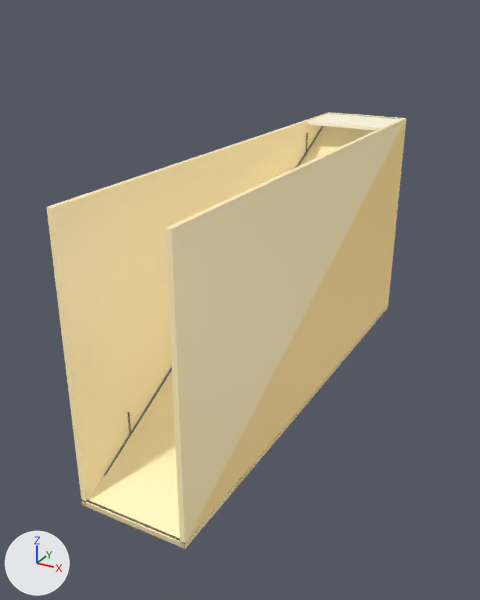
A saved change to the glTF model assets/obstacles/escalator_large.glb.
Both versions are drawn from a 50 mm camera at (8.65, -8.52, 10.02) aimed at (1.01, 5.37, 3.08). The lights are fixed; the arrows at lower left show +X, +Y and +Z. The first picture is the older version. Where no turn or scale is listed for an object, it has been applied to the vertices. Vertices at exactly the same position are counted once.

Objects in the first picture: 'EscalatorLarge_Bottom-convcol', 'EscalatorLarge_CombT', 'EscalatorLarge_CurbR', 'EscalatorLarge_RailL-convcol', 'EscalatorLarge_RailR-convcol', 'EscalatorLarge_Slope-convcol', 'EscalatorLarge_Top-convcol' and 3 more.
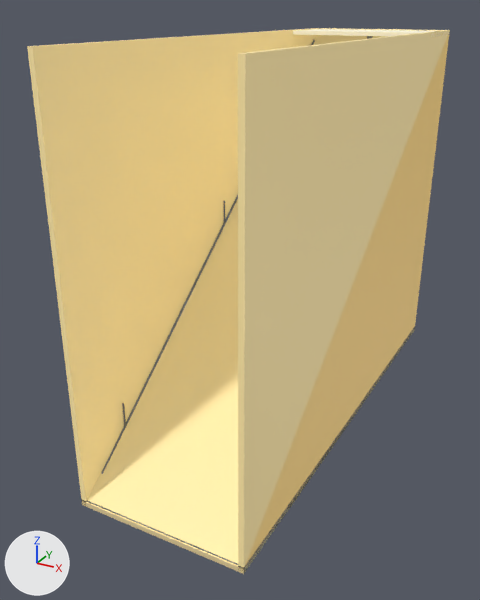
Where the newer file only moved an object's origin or applied its transform, the numbers keep the older frame.

Where the change shows, as pixel boxes [x1, y1, x2, y2] in the pictures (480 x 600 px):
'EscalatorLarge_RailR-convcol', recoloured, surface changed, moved, rescaled (12% narrower, 26% taller): before [165, 118, 406, 548]; after [238, 30, 450, 573]
'EscalatorLarge_RailL-convcol', recoloured, surface changed, rescaled (beige to yellow, 22% taller): before [46, 112, 331, 504]; after [27, 28, 320, 506]
'EscalatorLarge_Slope-convcol', recoloured, surface changed, reshaped (13% wider, 25% taller): before [86, 113, 406, 546]; after [86, 28, 449, 569]
'EscalatorLarge_Top-convcol', moved, rescaled: before [308, 114, 406, 131]; after [293, 29, 450, 37]
'EscalatorLarge_Bottom-convcol', rescaled: before [82, 487, 234, 549]; after [82, 502, 288, 574]
'EscalatorLarge_CurbR', moved: before [180, 305, 388, 549]; after [238, 327, 415, 573]
'EscalatorLarge_CombT', moved: before [331, 113, 400, 119]; after [350, 29, 426, 31]

The change in detail:
Material 'ObstacleMustard' (mat_obstaclemustard) changes colour from beige #ffecb7 to yellow #ffe7a2; in linear values from (1.0, 0.836, 0.475) to (1.0, 0.8, 0.36).
In material 'ObstacleMustard' (mat_obstaclemustard), roughness goes from 0.4 to 0.55.
me_cube_008 is used by ob_escalatorlarge_bottom_convcol; location (1.35, 1.01, 0.06).
me_cube_008 had 8 vertices, 12 faces and spanned x -1.35..1.35, y -1.01..1.01, z -0.06..0.06.
me_cube_008 now has 8 vertices, 12 faces and spans x -1.35..2.7, y -1.01..1.01, z -0.06..0.06.
me_cube_008 part 1: the whole mesh is scaled about its middle by (1.5, 1, 1), then moved by (0.68, 0.0, 0.0).
me_cube_010 is used by ob_escalatorlarge_raill_convcol; location (0.06, 6.75, 3.38).
me_cube_010 had 8 vertices, 12 faces and spanned x -0.06..0.06, y -6.75..6.75, z -3.38..3.38.
me_cube_010 now has 8 vertices, 12 faces and spans x -0.06..0.06, y -6.07..6.07, z -4.72..4.72.
me_cube_010 part 2: the whole mesh is scaled about its middle by (1, 0.9, 1.4).
me_cube_012 is used by ob_escalatorlarge_railr_convcol; location (2.64, 6.75, 3.38).
me_cube_012 had 8 vertices, 12 faces and spanned x -0.06..0.06, y -6.75..6.75, z -3.38..3.38.
me_cube_012 now has 8 vertices, 12 faces and spans x -0.06..0.06, y -6.07..6.07, z -4.72..4.72.
me_cube_012 part 3: the whole mesh is scaled about its middle by (1, 0.9, 1.4).
me_escalatorlarge_slope_convcol_001 is used by ob_escalatorlarge_slope_convcol; location (0.0, 0.0, 0.0).
me_escalatorlarge_slope_convcol_001 had 8 vertices, 12 faces and spanned x 0.0..2.7, y 0.0..13.5, z 0.0..6.75.
me_escalatorlarge_slope_convcol_001 now has 8 vertices, 12 faces and spans x 0.0..4.05, y 0.0..12.15, z 0.0..9.45.
Part 4, on me_escalatorlarge_slope_convcol_001:
Vertex 1 of me_escalatorlarge_slope_convcol_001 moves from (2.7, 0.0, 0.0) at pixel (185, 548) to (4.05, 0.0, 0.0) at pixel (243, 573).
Vertex 3 of me_escalatorlarge_slope_convcol_001 moves from (2.7, 0.0, 0.12) at pixel (184, 544) to (4.05, 0.0, 0.12) at pixel (243, 569).
Vertex 4 of me_escalatorlarge_slope_convcol_001 moves from (0.0, 13.5, 0.0) to (0.0, 12.15, 0.0).
Vertex 5 of me_escalatorlarge_slope_convcol_001 moves from (2.7, 13.5, 0.0) at pixel (387, 307) to (4.05, 12.15, 0.0) at pixel (414, 330).
Vertex 6 of me_escalatorlarge_slope_convcol_001 moves from (0.0, 13.5, 6.75) at pixel (328, 112) to (0.0, 12.15, 9.45) at pixel (316, 28).
Vertex 7 of me_escalatorlarge_slope_convcol_001 moves from (2.7, 13.5, 6.75) at pixel (406, 118) to (4.05, 12.15, 9.45) at pixel (449, 30).
me_cube_009 is used by ob_escalatorlarge_top_convcol; location (1.35, 12.49, 6.68).
me_cube_009 had 8 vertices, 12 faces and spanned x -1.35..1.35, y -1.01..1.01, z -0.05..0.05.
me_cube_009 now has 8 vertices, 12 faces and spans x -2.03..2.03, y -1.01..1.01, z -0.05..0.05.
me_cube_009 part 5: the whole mesh is scaled about its middle by (1.5, 1, 1).
Object 'EscalatorLarge_CombT' (ob_escalatorlarge_combt) moves from (1.35, 13.41, 6.72) to (2.03, 12.06, 9.41).
Object 'EscalatorLarge_CurbR' (ob_escalatorlarge_curbr) moves from (2.64, 6.75, 0.08) to (3.99, 6.07, 0.08).
Object 'EscalatorLarge_RailL-convcol' (ob_escalatorlarge_raill_convcol) moves from (0.06, 6.75, 3.38) to (0.06, 6.07, 4.72).
Object 'EscalatorLarge_RailR-convcol' (ob_escalatorlarge_railr_convcol) moves from (2.64, 6.75, 3.38) to (3.99, 6.07, 4.72).
Object 'EscalatorLarge_Top-convcol' (ob_escalatorlarge_top_convcol) moves from (1.35, 12.49, 6.68) to (2.03, 11.14, 9.38).
